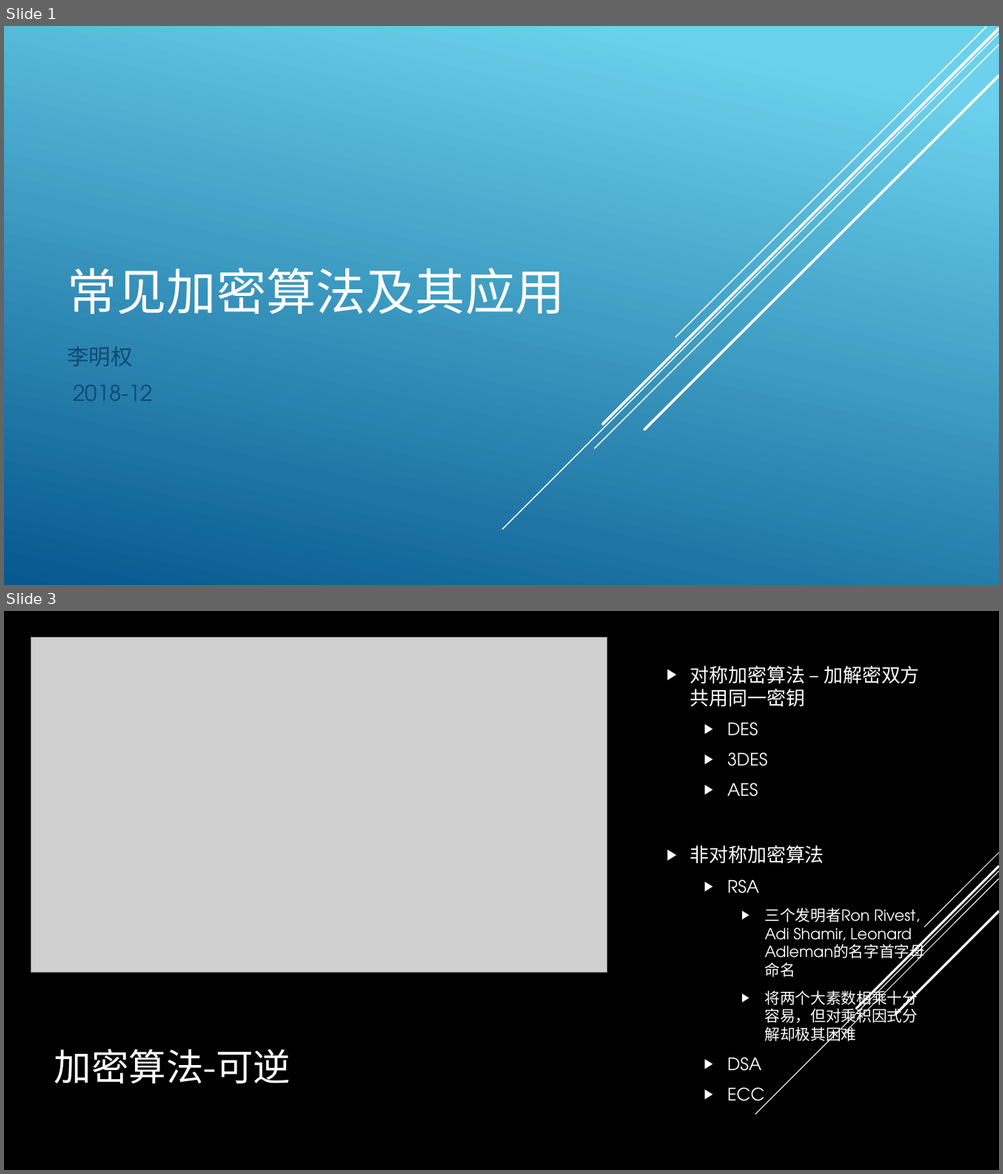
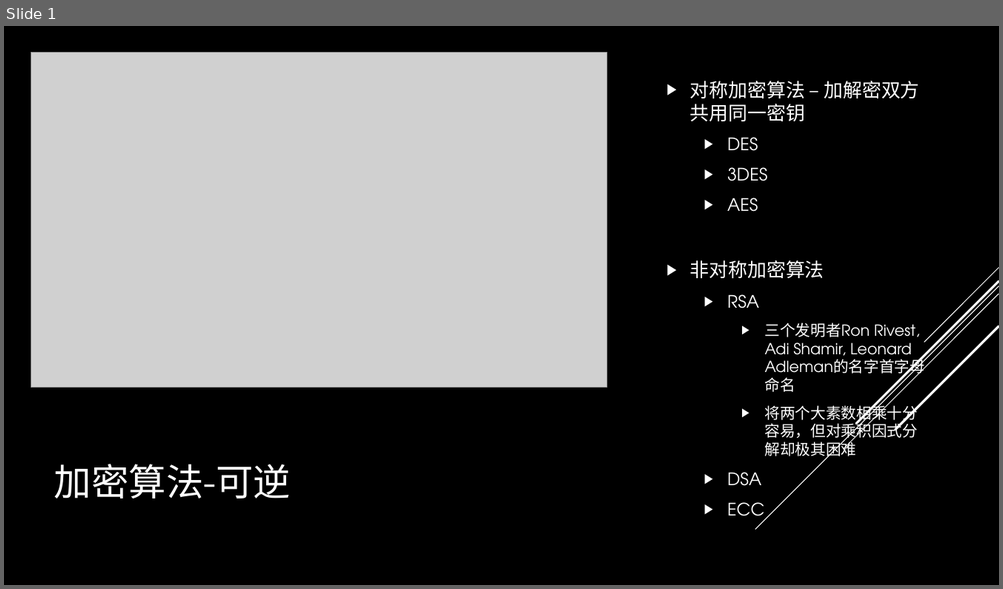
Before and after one commit to lmq1117/l56xx, a slide deck: document/limq.pptx. Shown one above the other, each under a label of ours: slides 1 and 3 before the commit, slide 1 after it; the slides between them are not shown. The pictures are 1003x1174 and 1003x589 pixels, drawn with LibreOffice and Linux fonts; fonts in the diff are those of the drawing; grey boxes stand for pictures. Boxes give left, top, right and bottom in pixels: in the first picture for what was removed or moved away, otherwise in the second. Text is boxed around its words. In the diff, an @@ line names an element or a change of style, - is before the commit and + after.

```diff
--- a/document/limq.pptx
+++ b/document/limq.pptx
@@ slide 1 removed at (x1=4, y1=26, x2=999, y2=585), background gradient #6ED2EB to #06588E @@
@@ line removed from (999, 33) to (503, 530) @@
@@ line removed from (999, 44) to (595, 449) @@
@@ line removed from (999, 29) to (603, 424) @@
@@ line removed from (986, 27) to (675, 338) @@
@@ line removed from (999, 76) to (644, 430) @@
@@ title removed at (x1=68, y1=268, x2=565, y2=315) @@
-常见加密算法及其应用
@@ subtitle removed at (x1=68, y1=346, x2=153, y2=401) @@
-李明权
-2018-12
@@ what was slide 3 is now slide 1 @@
```
Also in this commit, not shown: 3 slides changed, 6 slides added, 4 other slides removed.
